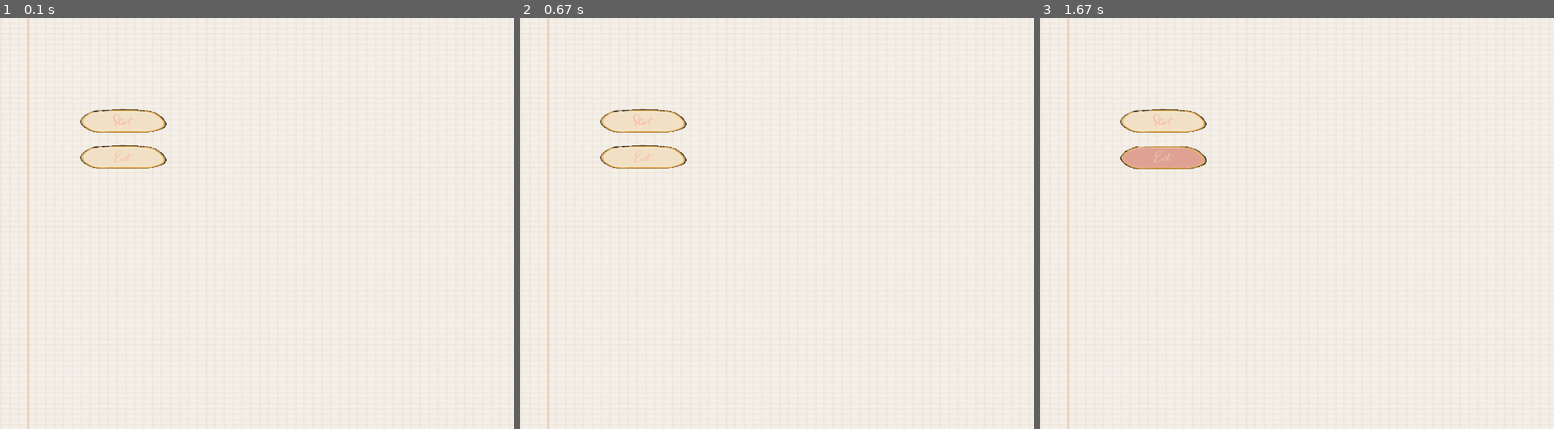
Above: before the commit, frames 1-3 (left to right).
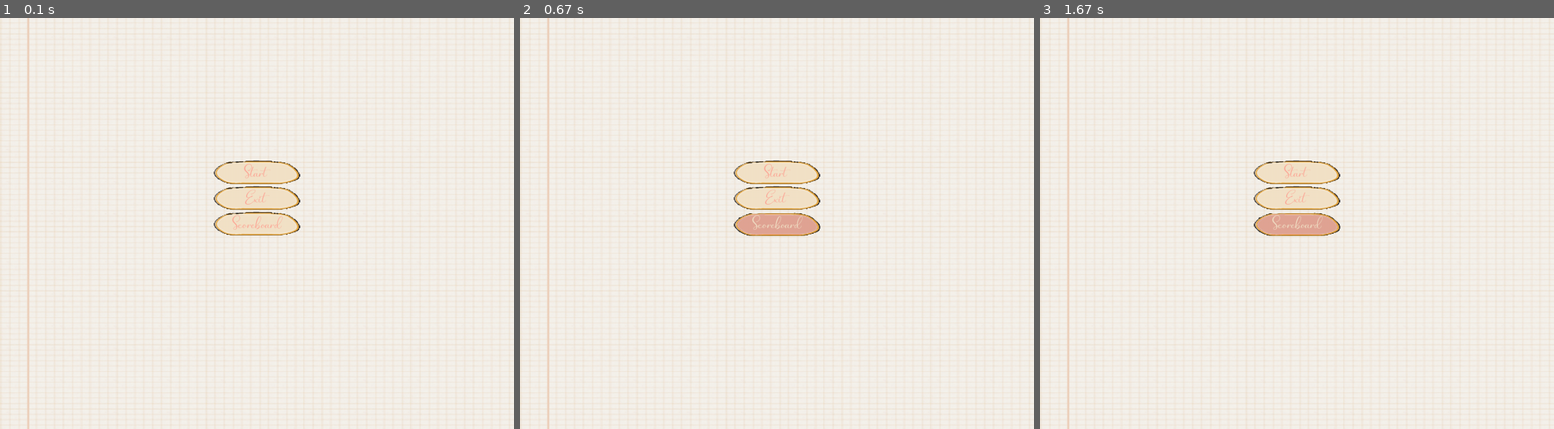
Above: after the commit, the same moments.

Repository: evgenyshaikovskiy/doodle-jump-pygame
Game: pygame game, started from src/main.py
Same seed, same stepped clock (60 frames per second), same inputs: the game is played once before the commit and once after it.
Inputs (mouse positions are in pixels of both pictures, inside the frame that each line leads up to):
- Up to frame 1 (0.1 s): no input
- Up to frame 2 (0.67 s): click (777, 223) at 0.38 s
- Up to frame 3 (1.67 s): hold Esc 0.67-1.13 s; hold Right 0.67-1.13 s; move the mouse to (1137, 161) at 0.7 s

The runs differ from the first frame. In frame 1, 3.5% of the frame differs, in the area x 15-59%, y 22-53%; in frame 2, 3.6%; in frame 3, 3.8%, in the area x 15-59%, y 22-54%.

Commit message:
add proper buttons support

Diff:
--- a/src/jumper.py
+++ b/src/jumper.py
@@ -23,9 +23,10 @@
         # ??
         if event.type == pygame.QUIT:
             sys.exit()
-        elif event.type == pygame.KEYUP:
-            if event.type == pygame.K_ESCAPE:
+        elif event.type == pygame.KEYDOWN:
+            if event.key == pygame.K_ESCAPE:
+                if isinstance(self.location, StartLocation):
+                    return
                 if isinstance(self.location, GameLocation):
-                    self.location = StartLocation(self, settings)
-                elif isinstance(self.location, StartLocation):
-                    pass
+                    self.location = StartLocation(self, self.settings)
+                    return
--- a/src/locations/game.py
+++ b/src/locations/game.py
@@ -4,6 +4,7 @@
 
 from sprites.platform import Platform
 from locations.location import Location
+
 from sprites.doodle import Doodle
 from sprites.spring import Spring
 from sprites.text import TextSprite
@@ -143,7 +144,6 @@
 
             self.allsprites.draw(self.window)
             self.score_sprite.set_text(f'SCORE: {int(self.doodle.score / 10)}.')
-            # self.window.blit(self.header, (0, 0))
         else:
             self.parent.location = GameLocation(self.parent, self.doodle.name, self.settings)
 
--- /dev/null
+++ b/src/locations/scoreboard.py
@@ -0,0 +1,6 @@
+from locations.location import Location
+
+
+class ScoreboardLocation(Location):
+    def __init__(self, parent, settings):
+        Location.__init__(self, parent, settings)
--- a/src/locations/start.py
+++ b/src/locations/start.py
@@ -4,6 +4,7 @@
 
 from locations.location import Location
 from locations.game import GameLocation
+from locations.scoreboard import ScoreboardLocation
 from sprites.rectangle import Rectangle
 from sprites.button import Button
 
@@ -17,18 +18,35 @@
         pygame.mouse.set_visible(1)
         pygame.key.set_repeat(0)
 
-        self.start_button = Button(240, 200, 'Start')
-        self.exit_button = Button(240, 270, 'Exit')
+        self.start_button = Button(
+            settings['screen_width'] / 2 ,
+            settings['screen_height'] / 2 - 100,
+            'Start'
+        )
+
+        self.exit_button = Button(
+            settings['screen_width'] / 2,
+            settings['screen_height'] / 2 - 50,
+            'Exit'
+        )
+
+        self.scoreboard_button = Button(
+            settings['screen_width'] / 2,
+            settings['screen_height'] / 2,
+            'Scoreboard'
+        )
 
         self.controls = pygame.sprite.Group()
         self.controls.add(self.start_button)
         self.controls.add(self.exit_button)
+        self.controls.add(self.scoreboard_button)
 
         self.surfaces = []
 
         self.controls_captions = pygame.sprite.Group()
         self.controls_captions.add(self.start_button.text_sprite)
         self.controls_captions.add(self.exit_button.text_sprite)
+        self.controls_captions.add(self.scoreboard_button.text_sprite)
 
         self.window.blit(self.background, (0, 0))
 
@@ -49,9 +67,11 @@
                 name = inputbox.ask(self.window, 'Your name')
                 if name:
                     self.parent.location = GameLocation(self.parent, name, self.settings)
+            elif self.scoreboard_button.rect.collidepoint(pygame.mouse.get_pos()):
+                self.parent.location = ScoreboardLocation(self.parent, self.settings)
             elif self.exit_button.rect.collidepoint(pygame.mouse.get_pos()):
                 sys.exit()
 
     def show_input(self):
-        self.input_surf = Rectangle(300, 100, (0, 191, 255, 200))
+        self.input_surf = Rectangle(500, 100, (0, 191, 255, 200))
         self.surfaces.append(self.input_surf)
--- a/src/sprites/button.py
+++ b/src/sprites/button.py
@@ -15,7 +15,7 @@
         self.image_selected = pygame.image.load('src/assets/menu_selected.png')
         self.image_unselected = pygame.image.load('src/assets/menu_unselected.png')
 
-        self.text_sprite = TextSprite(self.x, self.y, text)
+        self.text_sprite = TextSprite(self.x, self.y, text, 45)
         self.change_state(0)
 
     def change_state(self, state):
